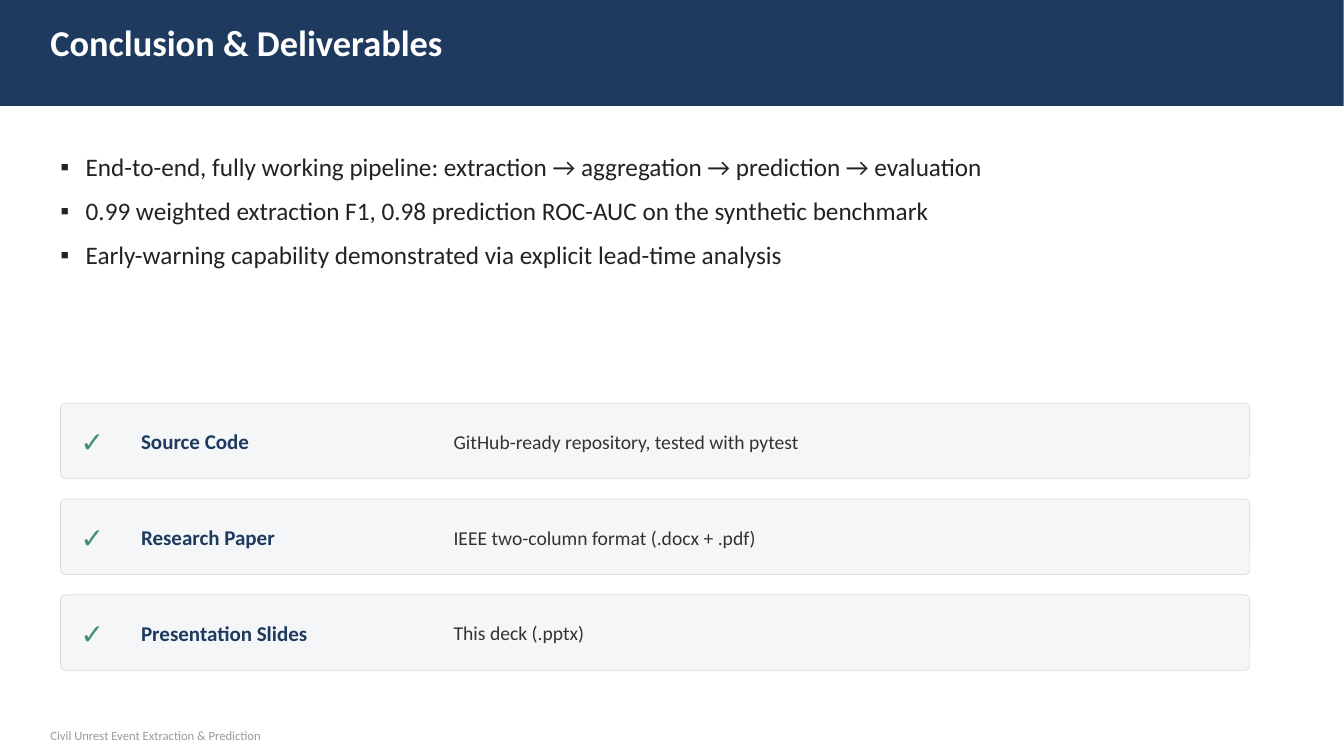
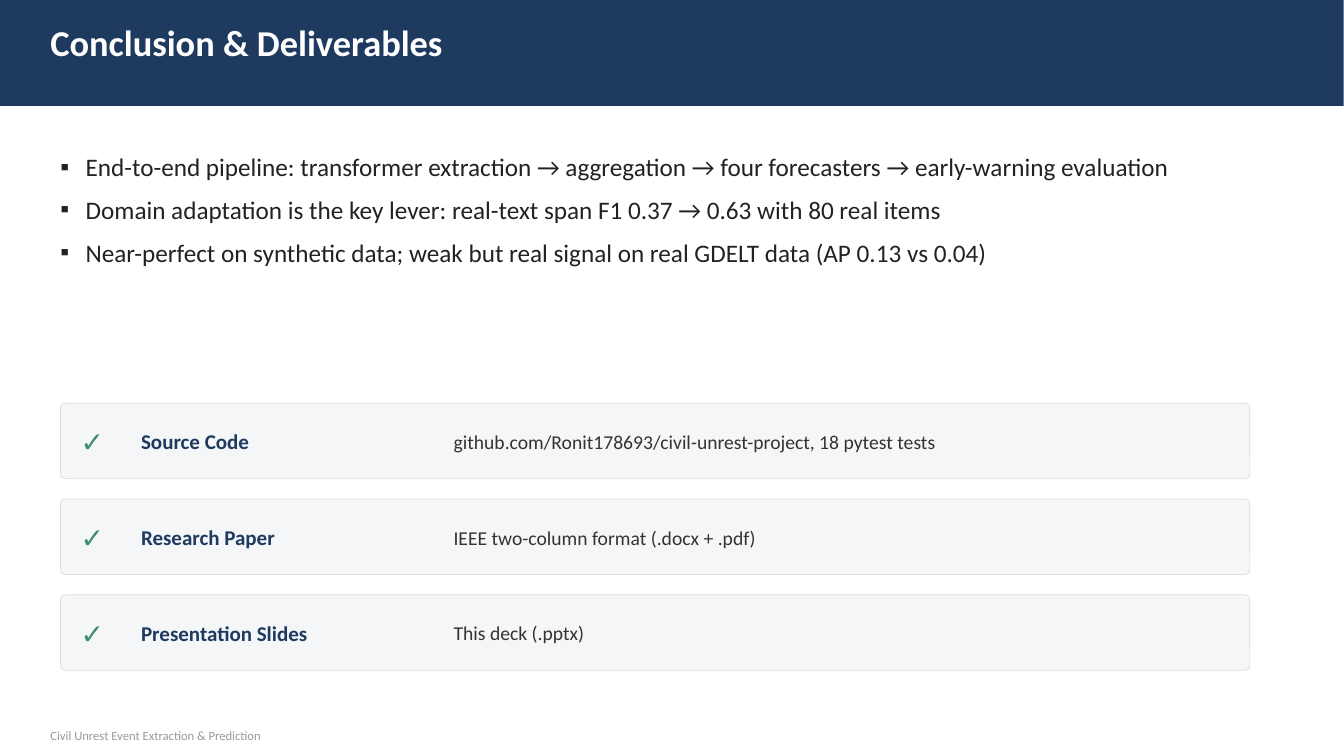
Before and after one commit to Ronit178693/civil-unrest-project, a slide deck: slide 13 of slides/civil_unrest_presentation.pptx (slide 12 before the commit). Drawn at 1344x756 pixels with LibreOffice and Linux fonts; fonts in the diff are those of the drawing. Boxes give left, top, right and bottom in pixels: in the first picture for what was removed or moved away, otherwise in the second. Text is boxed around its words. In the diff, an @@ line names an element or a change of style, - is before the commit and + after.

```diff
--- a/slides/civil_unrest_presentation.pptx
+++ b/slides/civil_unrest_presentation.pptx
@@ text at (86, 158, 1168, 267): text changed @@
-▪ End-to-end, fully working pipeline: extraction → aggregation → prediction → evaluation
-▪ 0.99 weighted extraction F1, 0.98 prediction ROC-AUC on the synthetic benchmark
-▪ Early-warning capability demonstrated via explicit lead-time analysis
+▪ End-to-end pipeline: transformer extraction → aggregation → four forecasters → early-warning evaluation
+▪ Domain adaptation is the key lever: real-text span F1 0.37 → 0.63 with 80 real items
+▪ Near-perfect on synthetic data; weak but real signal on real GDELT data (AP 0.13 vs 0.04)
@@ text at (454, 435, 935, 453): text changed @@
-GitHub-ready repository, tested with pytest
+github.com/Ronit178693/civil-unrest-project, 18 pytest tests
```
Also in this commit, not shown: 6 other slides changed, 7 slides added, 6 slides removed, 9 other files.
